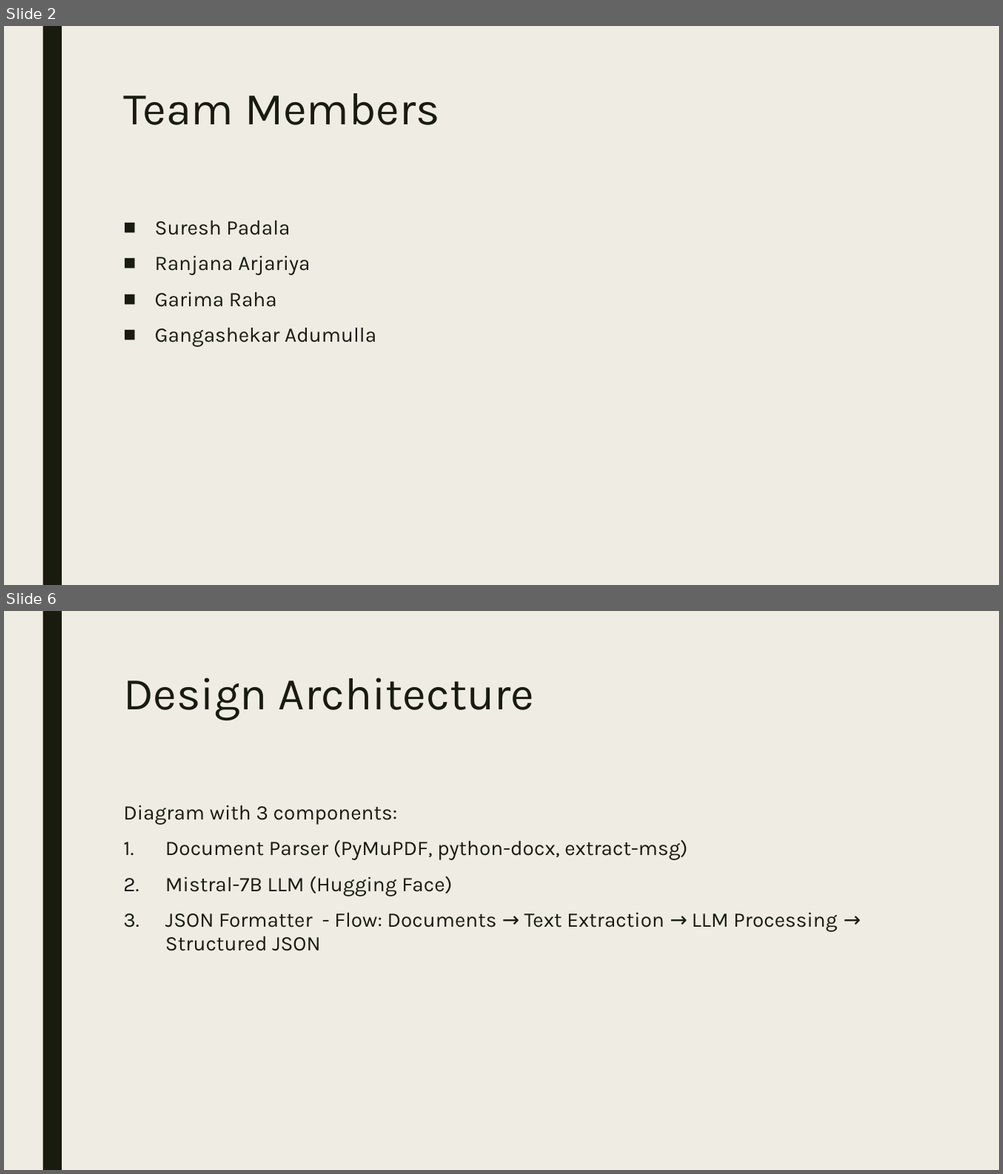
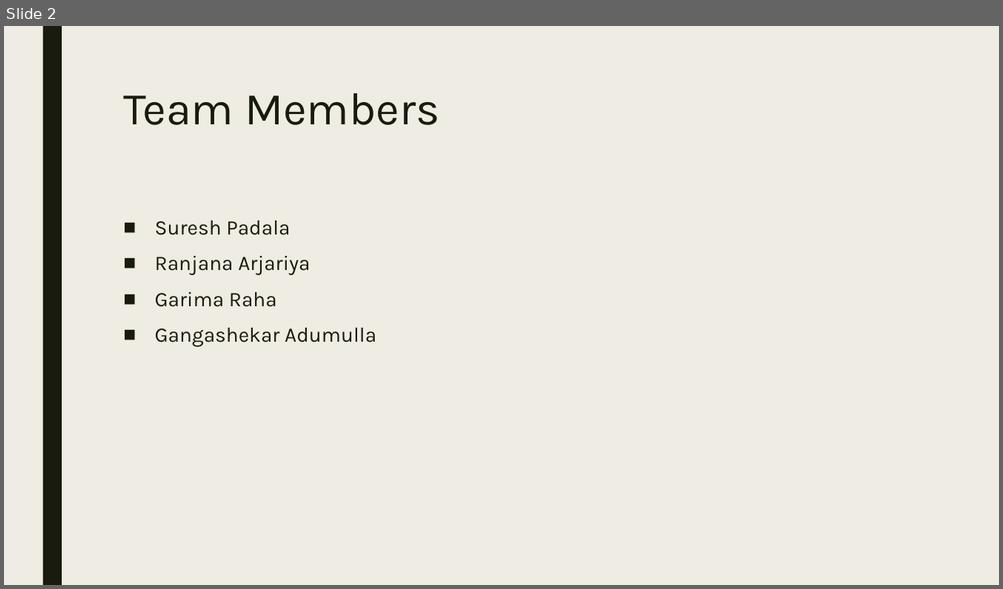
Before and after one commit to ewfx/gaied-ai-squad, a slide deck: artifacts/demo/AISquad_Gen AI Orchestrator for Email and Document Triage.pptx. Shown one above the other, each under a label of ours: slides 2 and 6 before the commit, slide 2 after it; the slides between them are not shown. The pictures are 1003x1174 and 1003x589 pixels, drawn with LibreOffice and Linux fonts; fonts in the diff are those of the drawing. Boxes give left, top, right and bottom in pixels: in the first picture for what was removed or moved away, otherwise in the second. Text is boxed around its words. In the diff, an @@ line names an element or a change of style, - is before the commit and + after.

```diff
--- a/artifacts/demo/AISquad_Gen AI Orchestrator for Email and Document Triage.pptx
+++ b/artifacts/demo/AISquad_Gen AI Orchestrator for Email and Document Triage.pptx
@@ slide 6 removed at [4,611,999,1170], background #EFEDE3; not listed: 1 template element that a slide beside it also shows @@
@@ title removed at [123,678,535,721] @@
-Design Architecture
@@ text removed at [123,805,836,951] @@
-Diagram with 3 components:
-1. Document Parser (PyMuPDF, python-docx, extract-msg)
-2. Mistral-7B LLM (Hugging Face)
-3. JSON Formatter - Flow: Documents → Text Extraction → LLM Processing → Structured JSON
```
Also in this commit, not shown: 2 slides changed, 6 slides added, 4 other slides removed.
